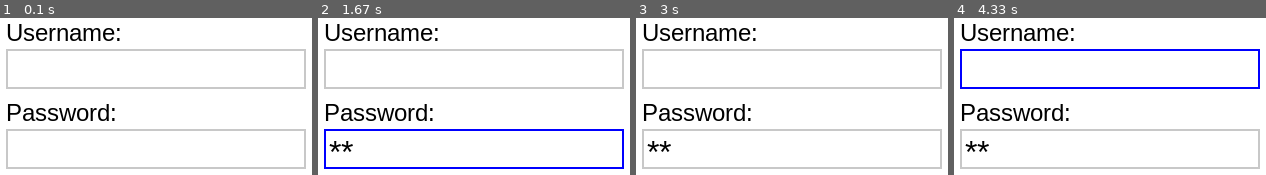
Above: before the commit, frames 1-4 (left to right).
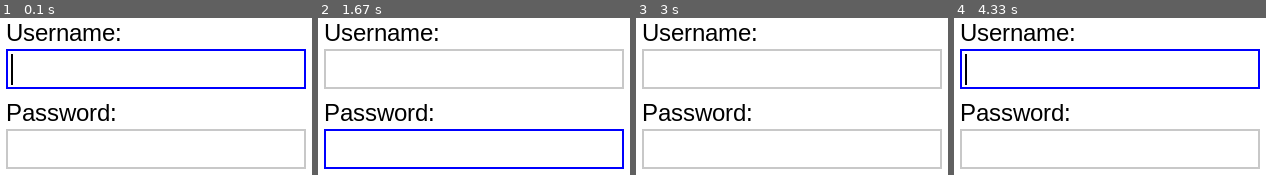
Above: after the commit, the same moments.

Repository: stephen5ng/passwordgame
Game: pygame game, started from desktop.py
The game is run twice, just before and just after one commit, with the same random seed, the same clock (stepped at 60 frames per second) and the same inputs.
Inputs (mouse positions are in pixels of both pictures, inside the frame that each line leads up to):
- Up to frame 1 (0.1 s): no input
- Up to frame 2 (1.67 s): tap Enter at 0.33 s; click (477, 148) at 0.72 s; hold Tab 1-1.47 s; hold Tab from 1.55 s (still down)
- Up to frame 3 (3 s): release Tab at 2.02 s; click (outside the picture) at 2.15 s; tap Tab at 2.43 s; click (outside the picture) at 2.82 s
- Up to frame 4 (4.33 s): click (1110, 68) at 3.65 s; hold Backspace from 3.93 s (still down)

The runs differ from the first frame. In frame 1, 2.9% of the frame differs, in the area x 1-99%, y 19-46%; in frame 2, 0.3%; in frame 3, 0.3%; in frame 4, 0.4%.

Commit message:
Add password field selection and keep fields on incorrect login

Diff:
--- a/desktop.py
+++ b/desktop.py
@@ -1,6 +1,7 @@
 #!/usr/bin/env python3
 import pygame
 import sys
+import time
 
 # Initialize Pygame
 pygame.init()
@@ -45,12 +46,20 @@
 # Input states
 username = ''
 password = ''
-active_field = None
+active_field = 'username'  # Set username field as active by default
 clock = pygame.time.Clock()
+cursor_visible = True
+last_cursor_toggle = time.time()
+password_selected = False  # Track if password text is selected
 
 # Main game loop
 running = True
 while running:
+    current_time = time.time()
+    if current_time - last_cursor_toggle > 0.5:  # Toggle cursor every 0.5 seconds
+        cursor_visible = not cursor_visible
+        last_cursor_toggle = current_time
+    print(f"password: {password}")
     for event in pygame.event.get():
         if event.type == pygame.QUIT:
             running = False
@@ -59,28 +68,46 @@
             # Check which field was clicked
             if username_box.collidepoint(event.pos):
                 active_field = 'username'
+                password_selected = False
             elif password_box.collidepoint(event.pos):
                 active_field = 'password'
+                password_selected = False
             else:
                 active_field = None
+                password_selected = False
 
         if event.type == pygame.KEYDOWN:
-            if active_field:
+            if event.key == pygame.K_TAB:
+                # Switch between fields when tab is pressed
+                if active_field == 'username':
+                    active_field = 'password'
+                else:
+                    active_field = 'username'
+                password_selected = False
+            elif active_field:
                 if event.key == pygame.K_RETURN:
+                    if username == 'jhulzo' and password == 'password':
+                        running = False
+                    else:
+                        active_field = 'password'
+                        password_selected = True
                     print(f"Username: {username}")
                     print(f"Password: {password}")
-                    username = ''
-                    password = ''
+                    if username == 'jhulzo' and password == 'password':
+                        username = ''
+                        password = ''
                 elif event.key == pygame.K_BACKSPACE:
                     if active_field == 'username':
                         username = username[:-1]
                     else:
                         password = password[:-1]
+                    password_selected = False
                 else:
                     if active_field == 'username':
                         username += event.unicode
                     else:
                         password += event.unicode
+                    password_selected = False
 
     # Clear screen
     screen.fill(WHITE)
@@ -103,8 +130,31 @@
     pygame.draw.rect(screen, username_color, username_box, 2)
     pygame.draw.rect(screen, password_color, password_box, 2)
 
-    screen.blit(username_surface, (username_box.x + 5, username_box.y + 5))
-    screen.blit(password_surface, (password_box.x + 5, password_box.y + 5))
+    # Draw text and cursor
+    if active_field == 'username':
+        screen.blit(username_surface, (username_box.x + 5, username_box.y + 5))
+        if cursor_visible and not password_selected:
+            cursor_x = username_box.x + 5 + username_surface.get_width()
+            pygame.draw.line(screen, BLACK,
+                           (cursor_x, username_box.y + 5),
+                           (cursor_x, username_box.y + input_height - 5), 2)
+    else:
+        screen.blit(username_surface, (username_box.x + 5, username_box.y + 5))
+
+    if active_field == 'password':
+        if password_selected:
+            # Draw selection background
+            pygame.draw.rect(screen, (200, 200, 255),
+                           (password_box.x + 5, password_box.y + 5,
+                            password_surface.get_width(), input_height - 10))
+        screen.blit(password_surface, (password_box.x + 5, password_box.y + 5))
+        if cursor_visible and not password_selected:
+            cursor_x = password_box.x + 5 + password_surface.get_width()
+            pygame.draw.line(screen, BLACK,
+                           (cursor_x, password_box.y + 5),
+                           (cursor_x, password_box.y + input_height - 5), 2)
+    else:
+        screen.blit(password_surface, (password_box.x + 5, password_box.y + 5))
 
     # Update the display
     pygame.display.flip()
